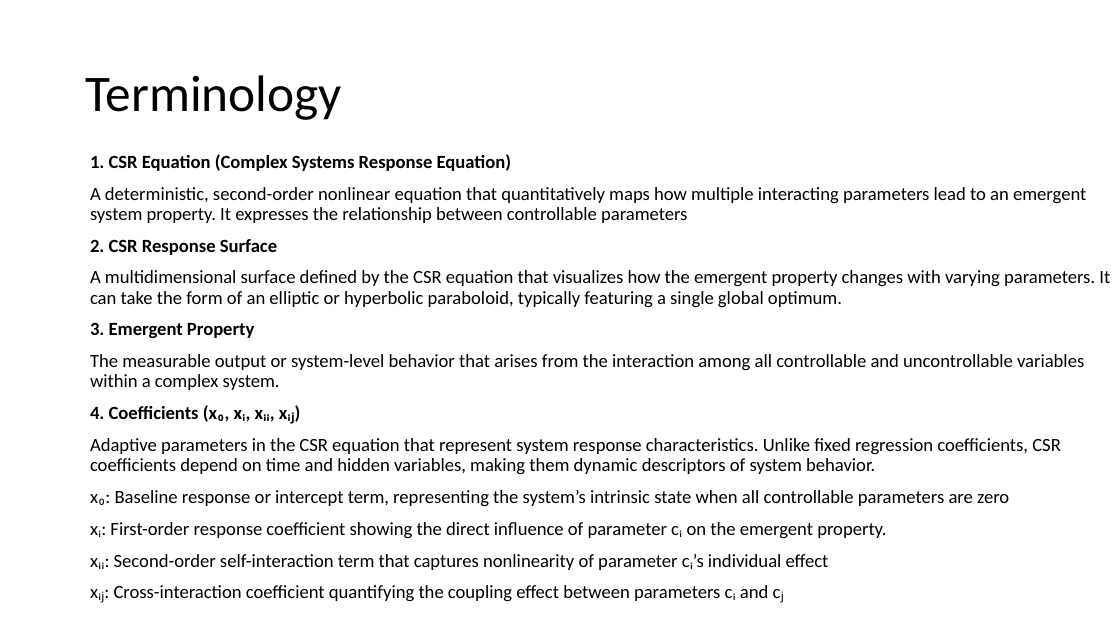
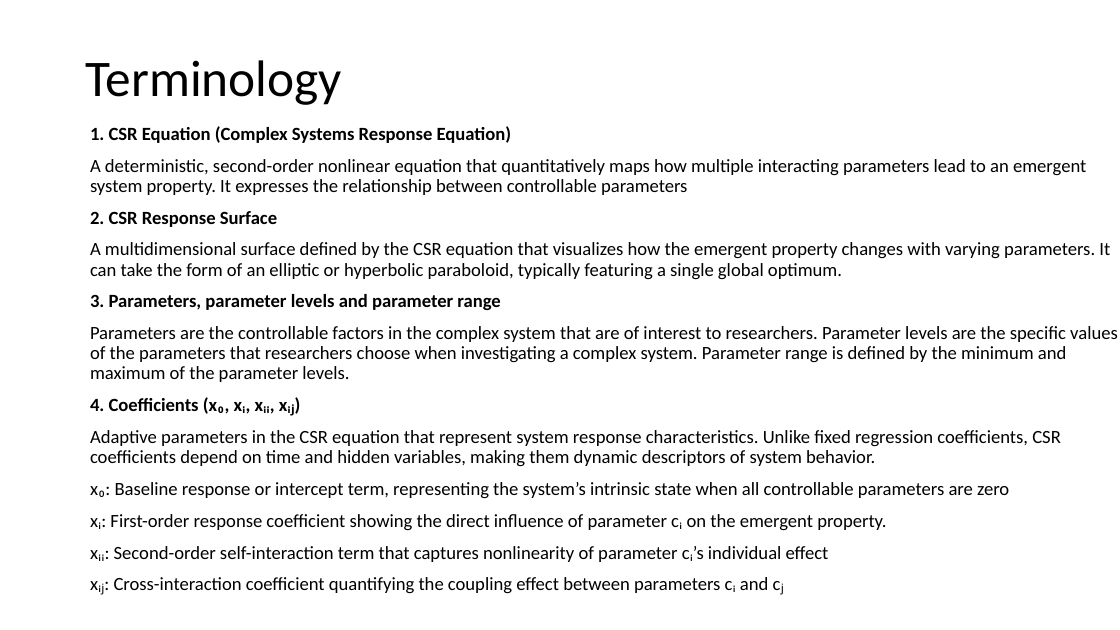
Before and after one commit to cuzno200161/CSR-software, a slide deck: slide 3 of CSR APP Instruction.pptx. Drawn at 1120x630 pixels with LibreOffice and Linux fonts; fonts in the diff are those of the drawing. Boxes give left, top, right and bottom in pixels: in the first picture for what was removed or moved away, otherwise in the second. Text is boxed around its words. In the diff, an @@ line names an element or a change of style, - is before the commit and + after.

```diff
--- a/CSR APP Instruction.pptx
+++ b/CSR APP Instruction.pptx
@@ title "Terminology": place and size @@
-title "Terminology" at [85,75,342,120]
+title "Terminology" at [85,60,342,105]
@@ text "1. CSR Equation (Complex Systems ...": place and size @@
-text "1. CSR Equation (Complex Systems ..." at [90,154,1110,602]
+text "1. CSR Equation (Complex Systems ..." at [90,126,1118,594]
@@ text at [90,294,1118,382]: text changed @@
-3. Emergent Property
-The measurable output or system-level behavior that arises from the interaction among all controllable and uncontrollable variables within a complex system.
+3. Parameters, parameter levels and parameter range
+Parameters are the controllable factors in the complex system that are of interest to researchers. Parameter levels are the specific values of the parameters that researchers choose when investigating a complex system. Parameter range is defined by the minimum and maximum of the parameter levels.
```
Also in this commit, not shown: 7 other slides changed, 2 other files.
